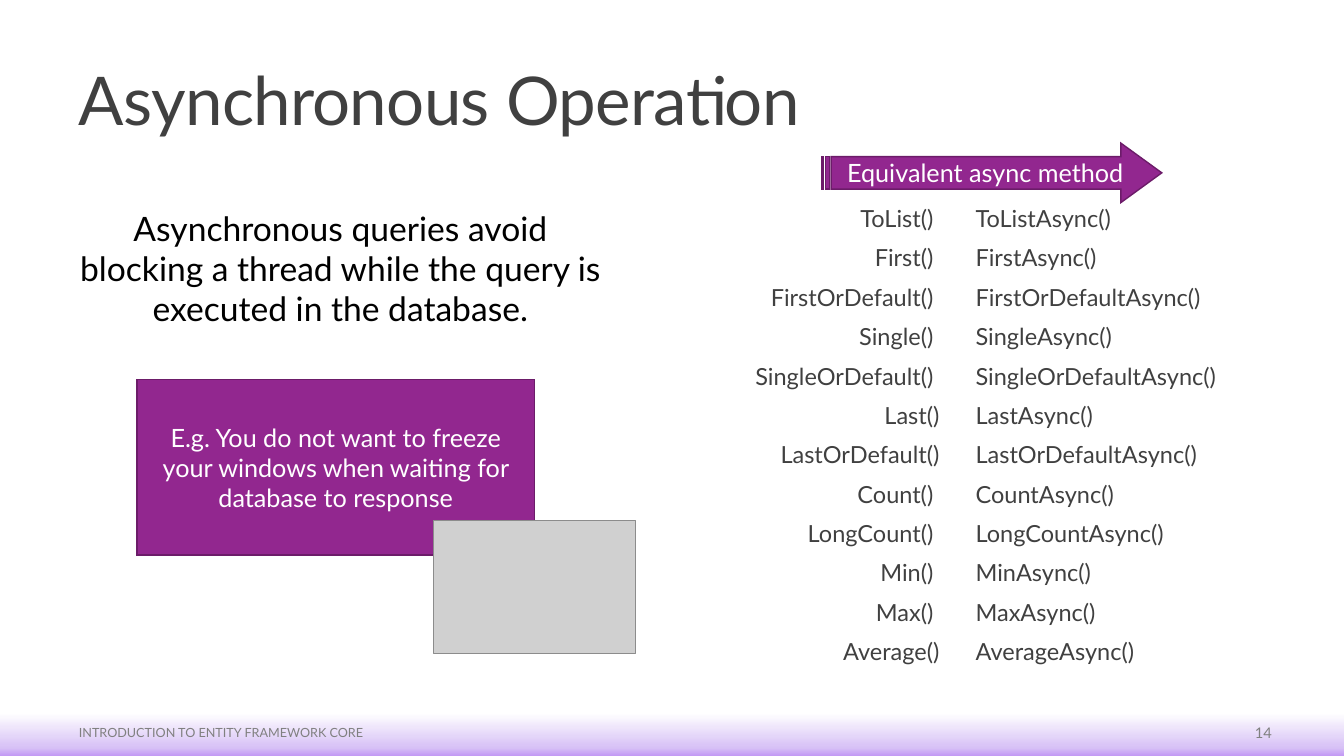
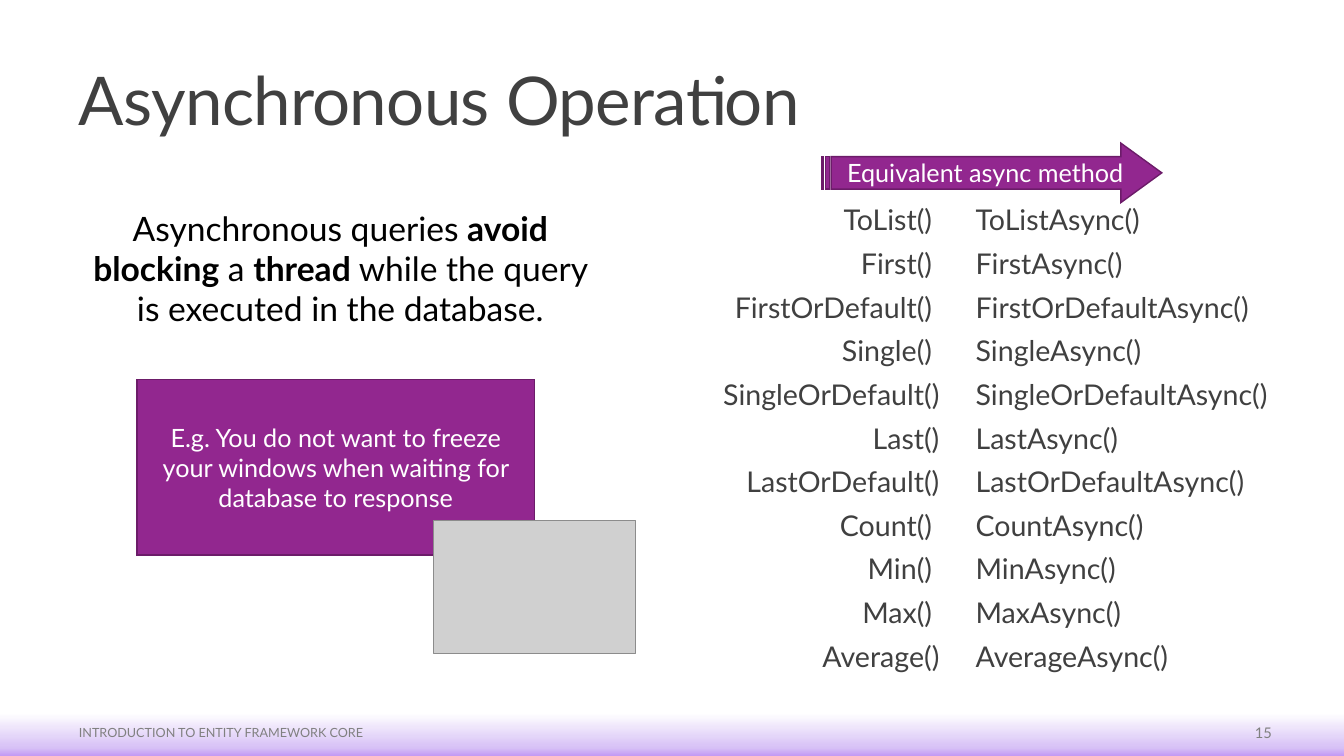
Before and after one commit to c0j0s/StudentManagementSystem, a slide deck: slide 15 of Training Materials/Lecture/3. Interacting with Your Data Model.pptx (slide 14 before the commit). Drawn at 1344x756 pixels with LibreOffice and Linux fonts; fonts in the diff are those of the drawing; grey boxes stand for pictures. Boxes give left, top, right and bottom in pixels: in the first picture for what was removed or moved away, otherwise in the second. Text is boxed around its words. In the diff, an @@ line names an element or a change of style, - is before the commit and + after.

```diff
--- a/Training Materials/Lecture/3. Interacting with Your Data Model.pptx
+++ b/Training Materials/Lecture/3. Interacting with Your Data Model.pptx
@@ text "Asynchronous queries avoid blocking a ..." at [93,216,588,322]: bold on in "avoid blocking thread" @@
@@ text "ToList()" at [723,208,940,672]: size 16.8 to 20.4 pt @@
@@ text "ToListAsync()" at [976,208,1268,672]: size 16.8 to 20.4 pt @@
@@ text at [808,524,934,547]: paragraph removed @@
-  LongCount()
@@ text at [976,524,1164,547]: paragraph removed @@
-  LongCountAsync()
@@ page number at [1255,727,1272,738]: text changed @@
-14
+15
```
Also in this commit, not shown: 3 other slides changed, 1 slide added, 5 other files.
